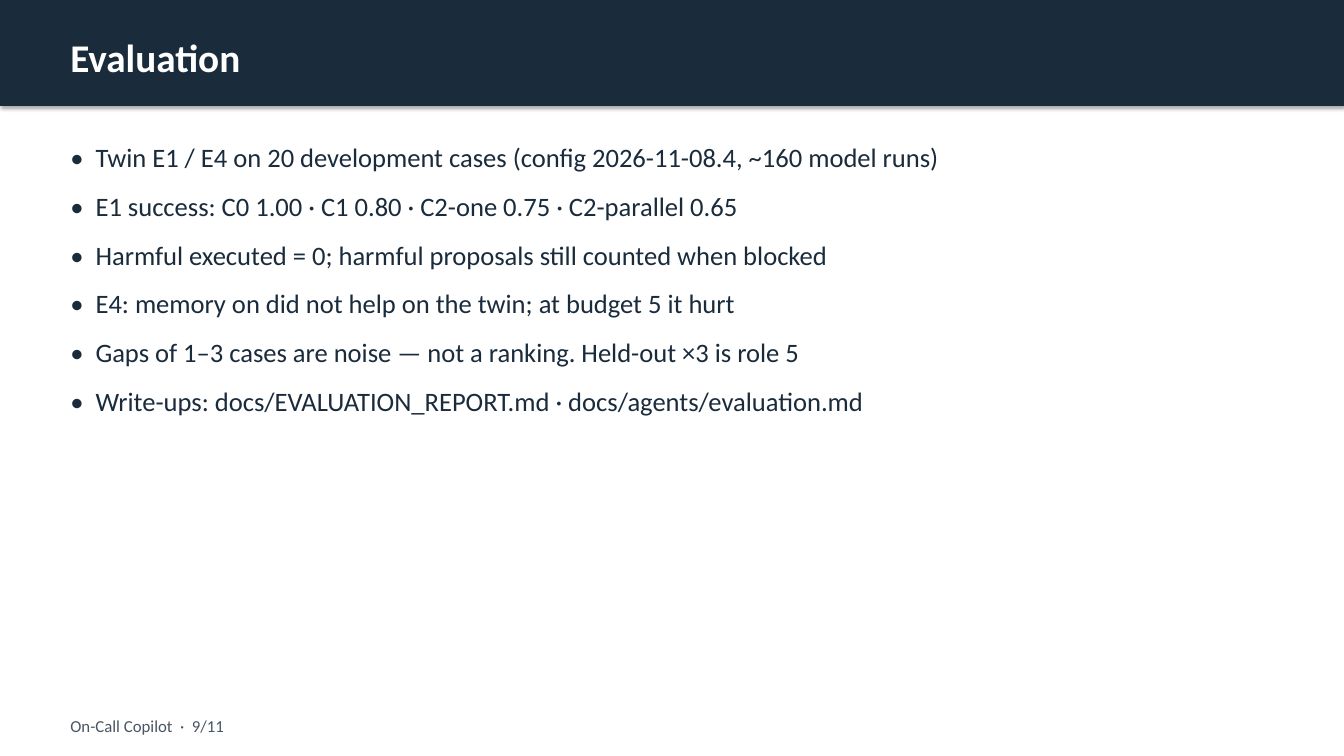
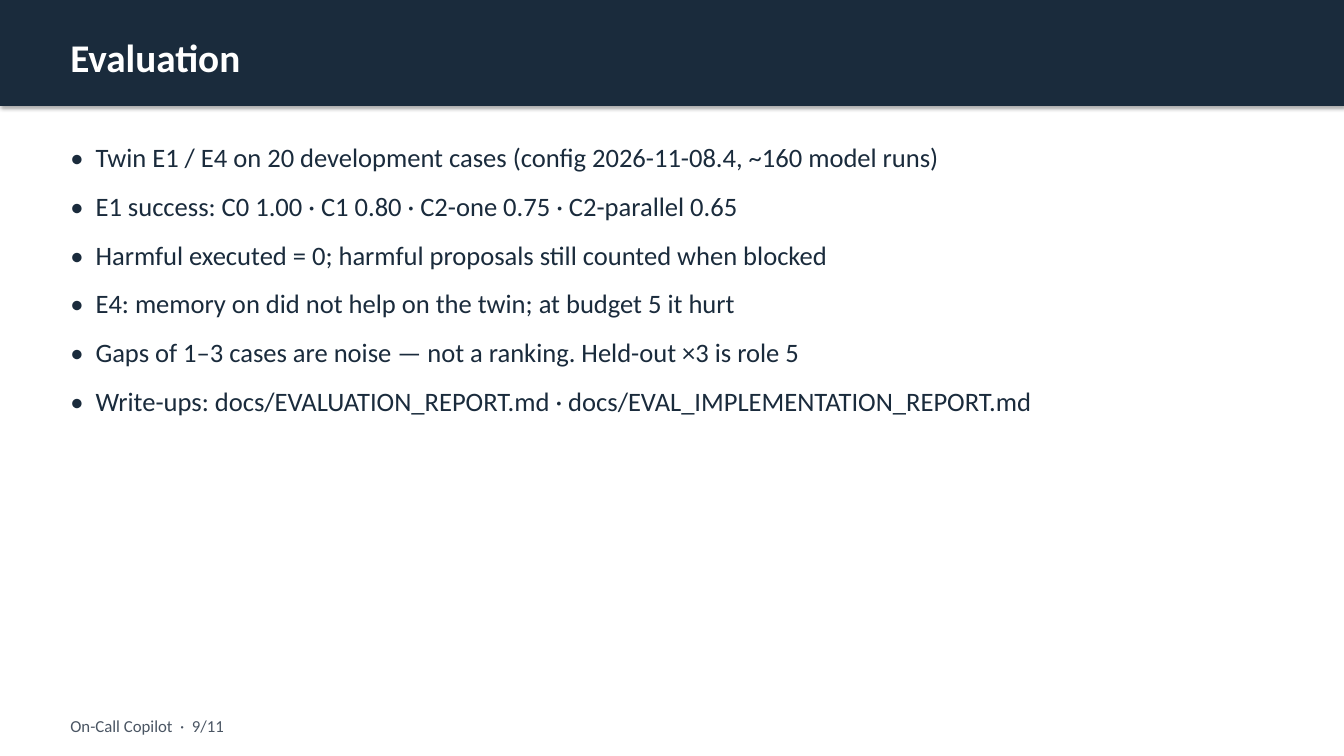
Before and after one commit to IITB-Project-Group/On-Call-Copilot, a slide deck: slide 9 of docs/submission/On-Call-Copilot-Slides.pptx. Drawn at 1344x756 pixels with LibreOffice and Linux fonts; fonts in the diff are those of the drawing. Boxes give left, top, right and bottom in pixels: in the first picture for what was removed or moved away, otherwise in the second. Text is boxed around its words. In the diff, an @@ line names an element or a change of style, - is before the commit and + after.

Commit message:
Link Manam's evaluation implementation report in the submission pack.

```diff
--- a/docs/submission/On-Call-Copilot-Slides.pptx
+++ b/docs/submission/On-Call-Copilot-Slides.pptx
@@ text at (96, 392, 1031, 416): text changed @@
-• Write-ups: docs/EVALUATION_REPORT.md · docs/agents/evaluation.md
+• Write-ups: docs/EVALUATION_REPORT.md · docs/EVAL_IMPLEMENTATION_REPORT.md
```
Also in this commit, not shown: 6 other files.
